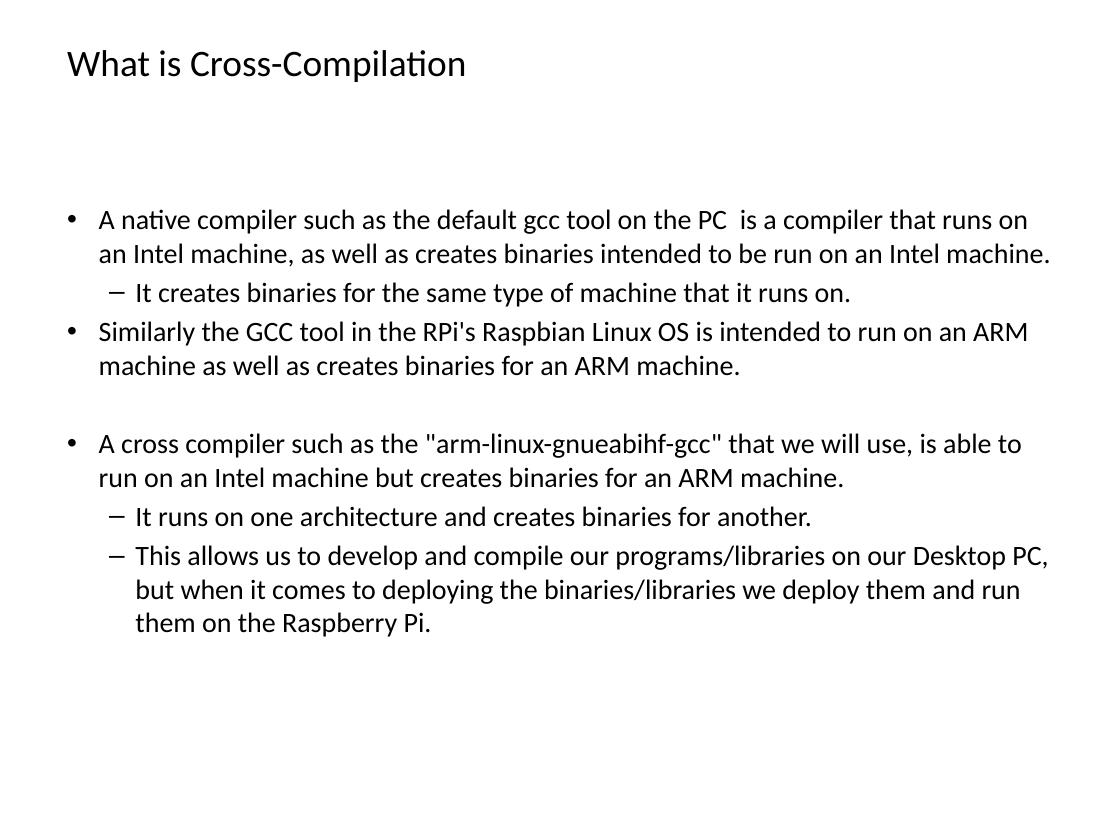
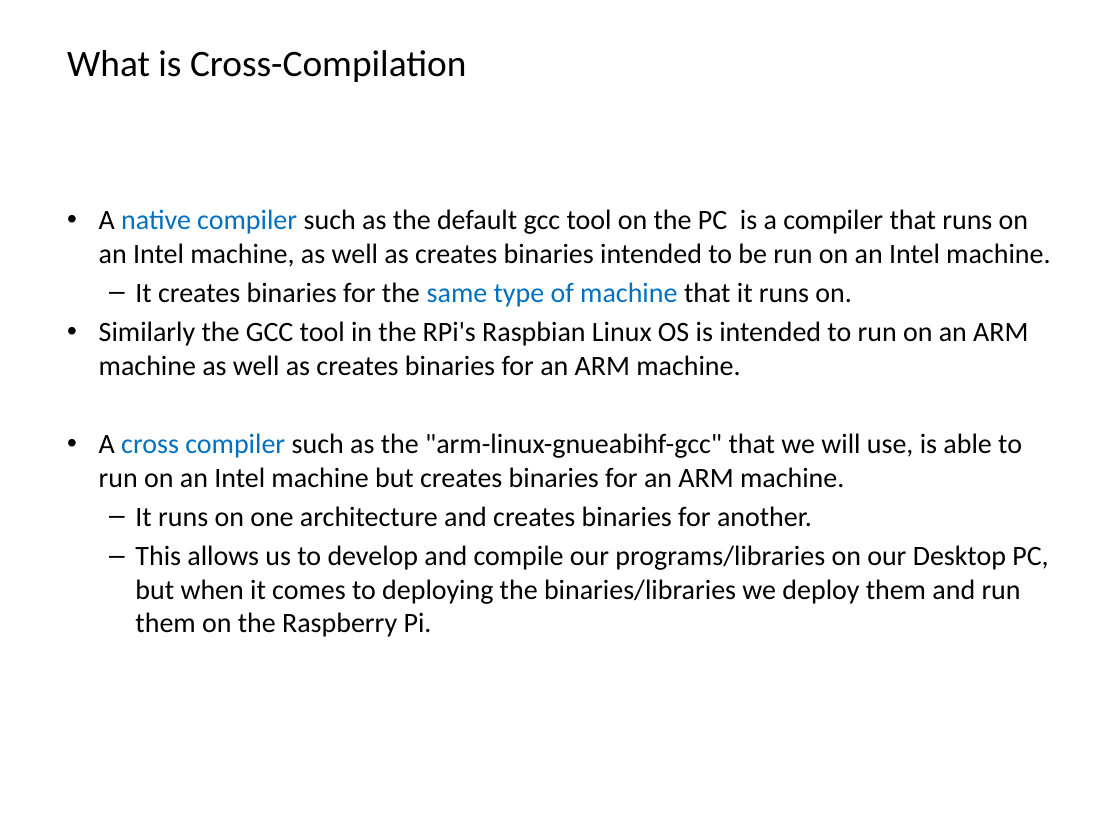
Before and after one commit to BioBoost/multimediatechnieken, a slide deck: slide 3 of slides/raspberry_pi_2_crosscompilation.pptx. Drawn at 1120x840 pixels with LibreOffice and Linux fonts; fonts in the diff are those of the drawing; background and template pictures are left out. Boxes give left, top, right and bottom in pixels: in the first picture for what was removed or moved away, otherwise in the second. Text is boxed around its words. In the diff, an @@ line names an element or a change of style, - is before the commit and + after.

Commit message:
Slides on cross-compilation of sourcecode for raspberry pi

```diff
--- a/slides/raspberry_pi_2_crosscompilation.pptx
+++ b/slides/raspberry_pi_2_crosscompilation.pptx
@@ text at <box>99,209,1050,488</box>: text colour #000000 to #0070C0 in "native compiler", "same type of machine", "cross compiler" @@
```
Also in this commit, not shown: 3 other slides changed, 1 slide added, 3 slides removed, 2 other files.
